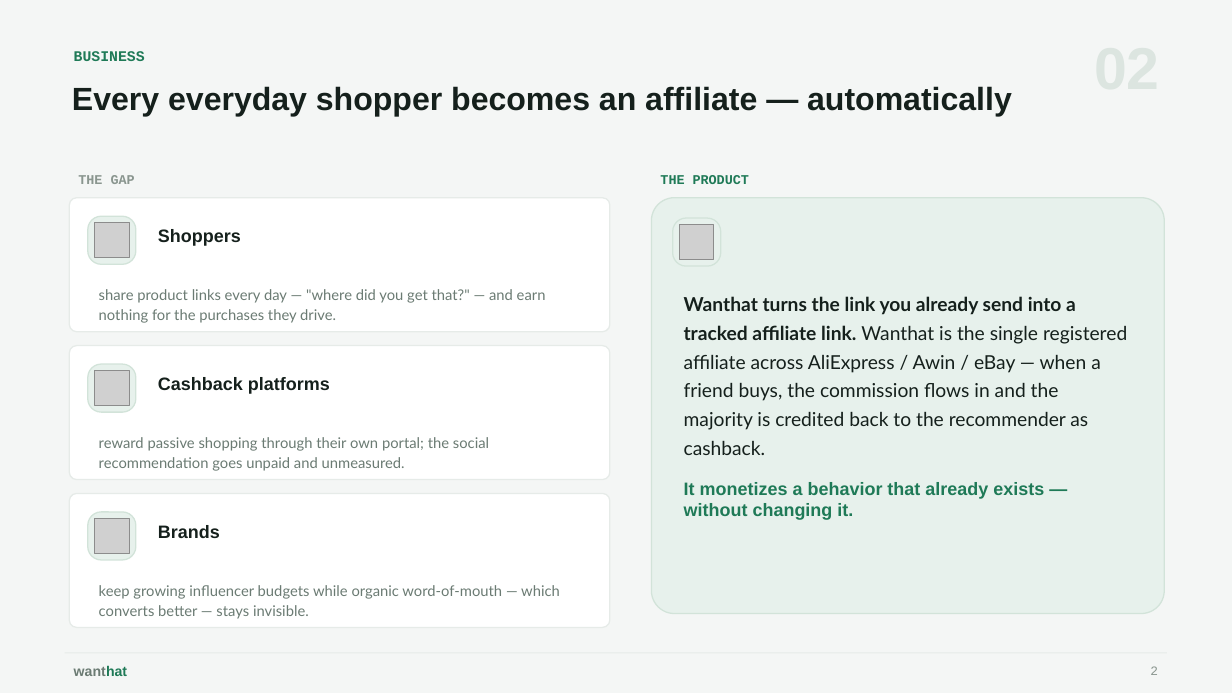
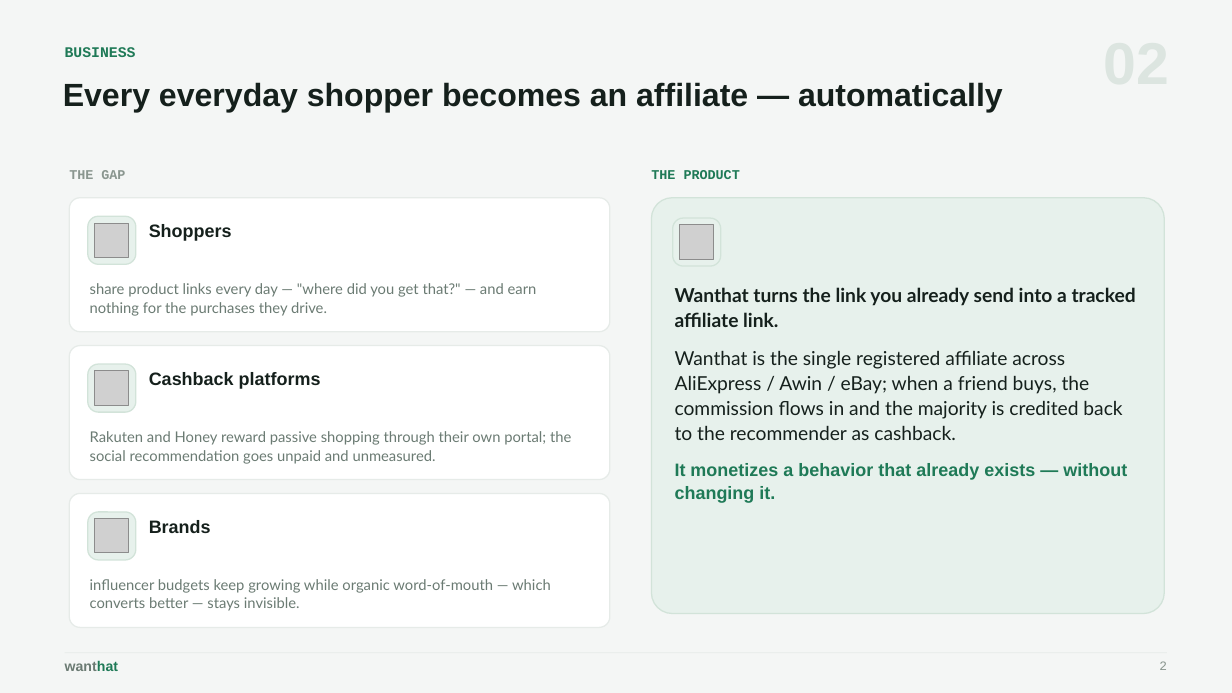
Before and after one commit to wanthat-app/monorepo, a slide deck: slide 2 of slides/wanthat-presentation.pptx. Drawn at 1232x693 pixels with LibreOffice and Linux fonts; fonts in the diff are those of the drawing; grey boxes stand for pictures. Boxes give left, top, right and bottom in pixels: in the first picture for what was removed or moved away, otherwise in the second. Text is boxed around its words. In the diff, an @@ line names an element or a change of style, - is before the commit and + after.

```diff
--- a/slides/wanthat-presentation.pptx
+++ b/slides/wanthat-presentation.pptx
@@ proportions changed in 4 elements at (x1=69, y1=198, x2=610, y2=332), (x1=69, y1=346, x2=610, y2=480), (x1=69, y1=494, x2=610, y2=628), (x1=652, y1=198, x2=1165, y2=614) @@
@@ text "share product links every day ..." at (x1=90, y1=283, x2=537, y2=316): line spacing 1.14 to 1.05 @@
@@ text at (x1=675, y1=287, x2=1136, y2=440): text changed @@
-Wanthat turns the link you already send into a tracked affiliate link. Wanthat is the single registered affiliate across AliExpress / Awin / eBay — when a friend buys, the commission flows in and the majority is credited back to the recommender as cashback.
+Wanthat turns the link you already send into a tracked affiliate link.
+Wanthat is the single registered affiliate across AliExpress / Awin / eBay; when a friend buys, the commission flows in and the majority is credited back to the recommender as cashback.
@@ text at (x1=90, y1=431, x2=571, y2=464): text changed @@
-reward passive shopping through their own portal; the social recommendation goes unpaid and unmeasured.
+Rakuten and Honey reward passive shopping through their own portal; the social recommendation goes unpaid and unmeasured.
@@ text at (x1=675, y1=463, x2=1127, y2=503): line spacing 1 to 1.08; less space between paragraphs @@
@@ text at (x1=90, y1=579, x2=551, y2=611): text changed @@
-keep growing influencer budgets while organic word-of-mouth — which converts better — stays invisible.
+influencer budgets keep growing while organic word-of-mouth — which converts better — stays invisible.
@@ 9 texts moved together from (x1=72, y1=51, x2=1158, y2=676) to (x1=63, y1=47, x2=1167, y2=671) @@
```
Also in this commit, not shown: 19 other slides changed, 22 other files.
